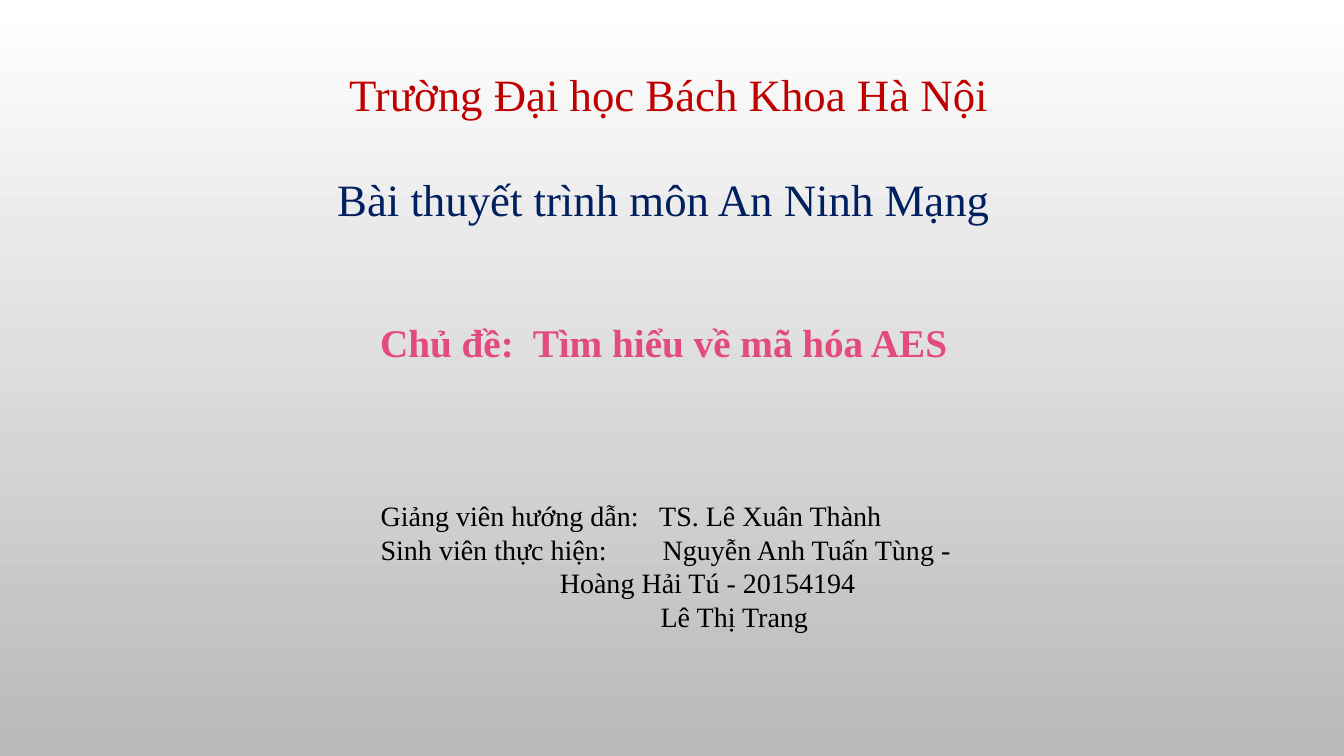
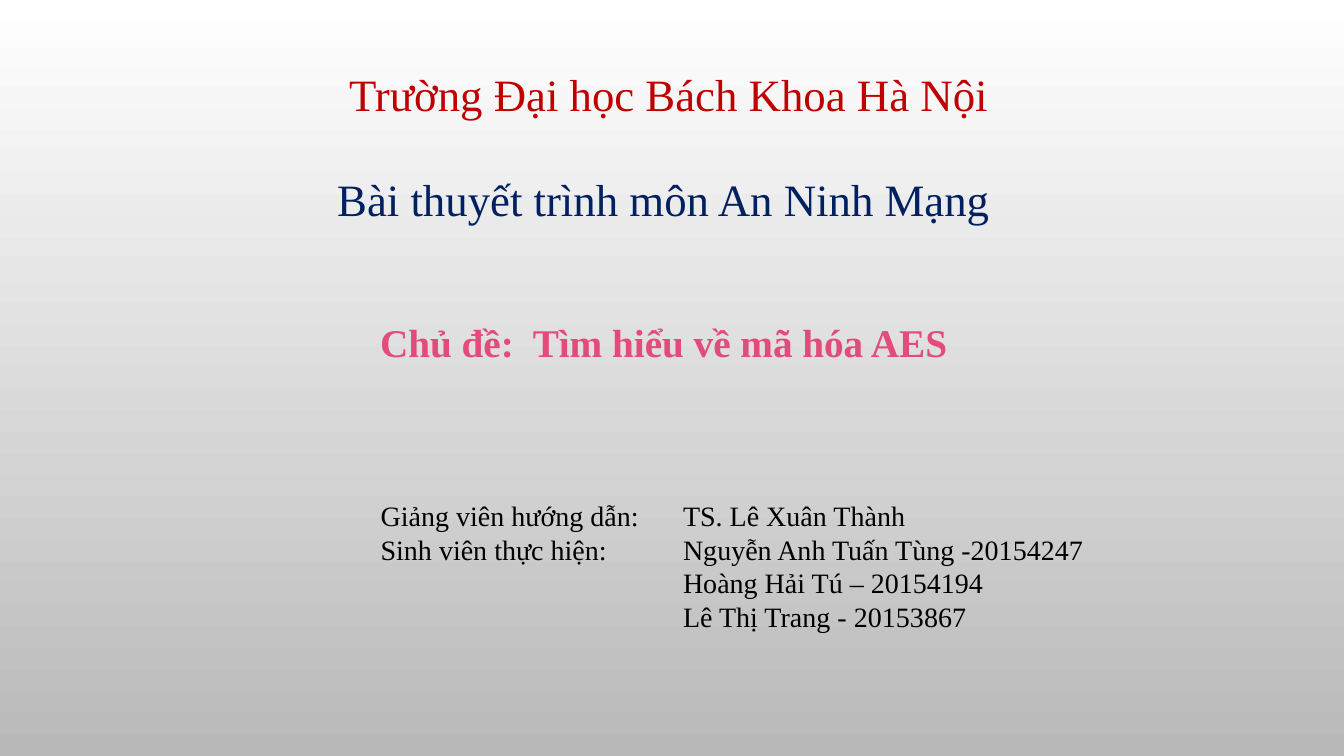
Before and after one commit to hoangtu041997/PM-Final, a slide deck: slide 1 of Slide.pptx. Drawn at 1344x756 pixels with LibreOffice and Linux fonts; fonts in the diff are those of the drawing; background and template pictures are left out. Boxes give left, top, right and bottom in pixels: in the first picture for what was removed or moved away, otherwise in the second. Text is boxed around its words. In the diff, an @@ line names an element or a change of style, - is before the commit and + after.

```diff
--- a/Slide.pptx
+++ b/Slide.pptx
@@ text at box(683, 539, 1083, 632): text changed @@
-Sinh viên thực hiện: Nguyễn Anh Tuấn Tùng - Hoàng Hải Tú - 20154194
-Lê Thị Trang
+Sinh viên thực hiện: Nguyễn Anh Tuấn Tùng -20154247
+Hoàng Hải Tú – 20154194
+Lê Thị Trang - 20153867
```
